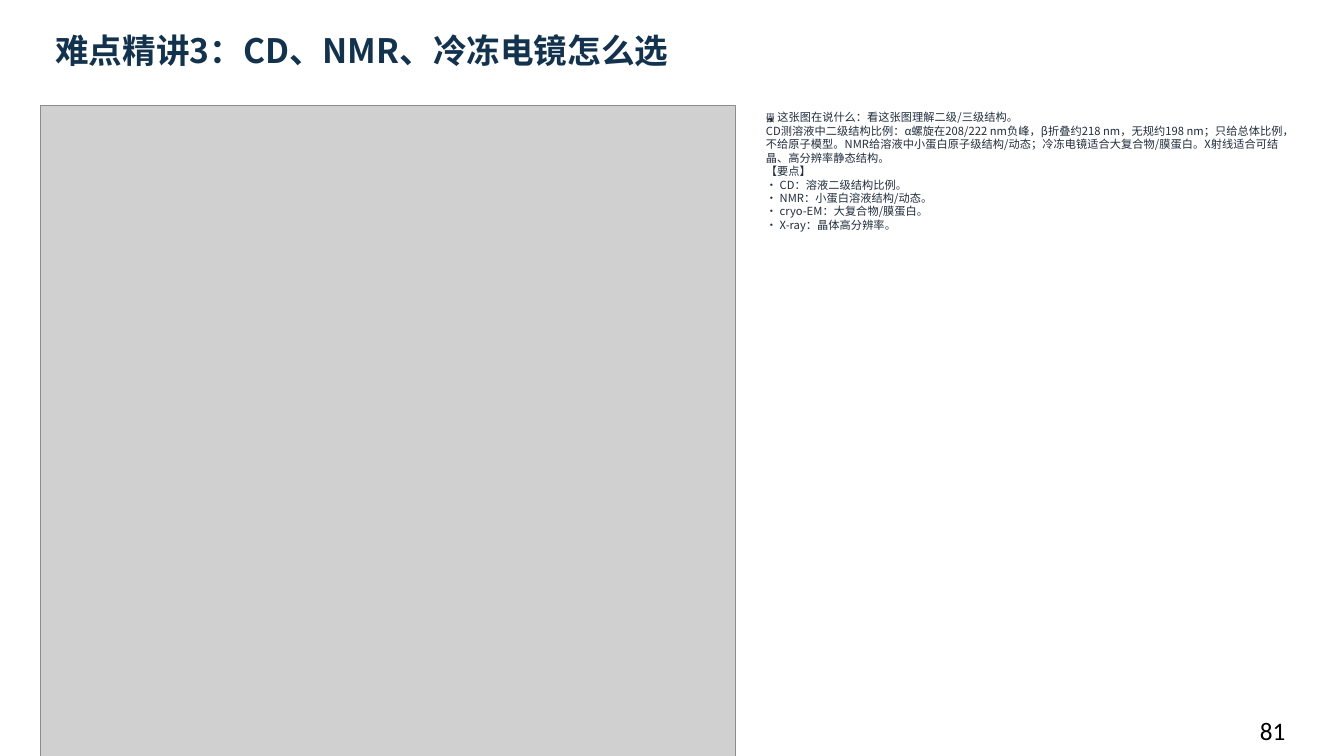
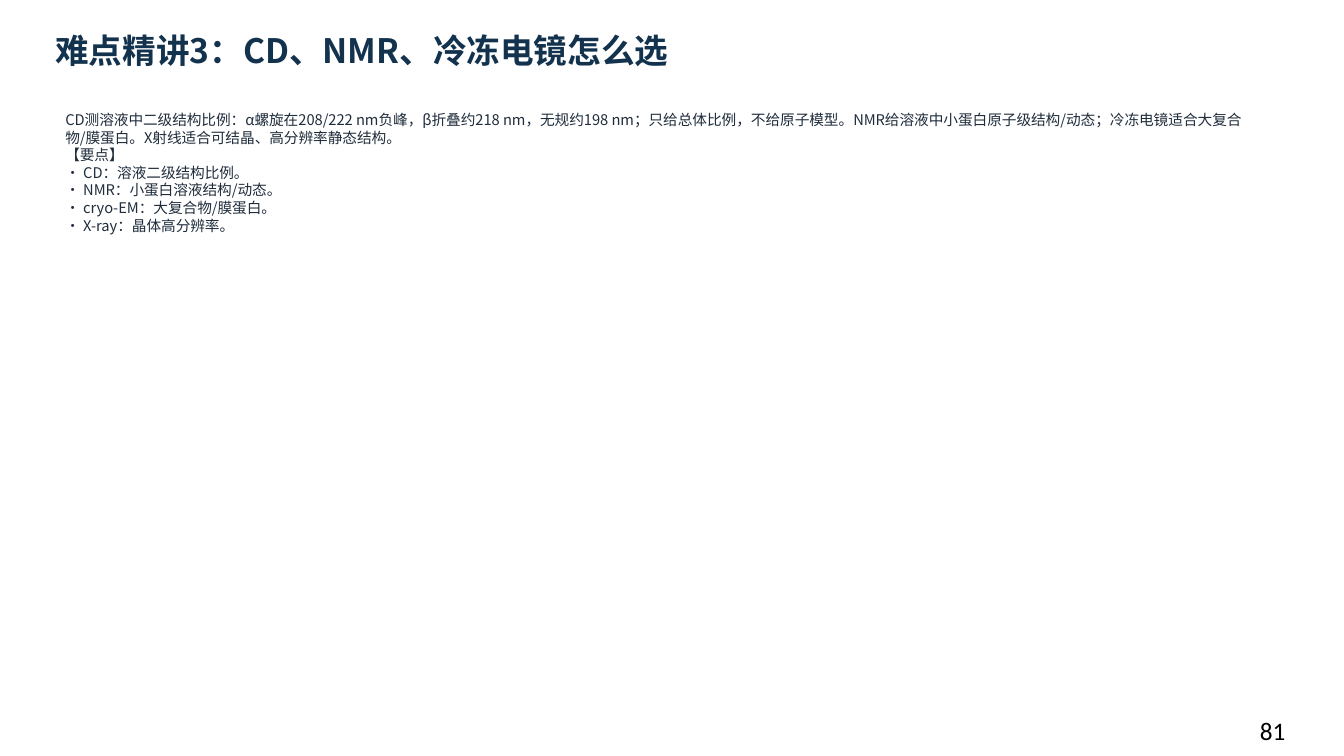
Before and after one commit to newkan-li/Biochemistry, a slide deck: slide 81 of downloads/bc03-ai-style.pptx. Drawn at 1344x756 pixels with LibreOffice and Linux fonts; fonts in the diff are those of the drawing; grey boxes stand for pictures. Boxes give left, top, right and bottom in pixels: in the first picture for what was removed or moved away, otherwise in the second. Text is boxed around its words. In the diff, an @@ line names an element or a change of style, - is before the commit and + after.

```diff
--- a/downloads/bc03-ai-style.pptx
+++ b/downloads/bc03-ai-style.pptx
@@ picture removed at (x1=40, y1=106, x2=736, y2=756) @@
@@ text at (x1=65, y1=112, x2=1242, y2=235): text changed; size 8 to 10.5 pt @@
-🖼 这张图在说什么：看这张图理解二级/三级结构。
-CD测溶液中二级结构比例：α螺旋在208/222 nm负峰，β折叠约218 nm，无规约198 nm；只给总体比例，不给原子模型。NMR给溶液中小蛋白原子级结构/动态；冷冻电镜适合大复合物/膜蛋白。X射线适合可结晶、高分辨率静态结构。
-【要点】
-• CD：溶液二级结构比例。
-• NMR：小蛋白溶液结构/动态。
-• cryo-EM：大复合物/膜蛋白。
-• X-ray：晶体高分辨率。
+CD测溶液中二级结构比例：α螺旋在208/222 nm负峰，β折叠约218 nm，无规约198 nm；只给总体比例，不给原子模型。NMR给溶液中小蛋白原子级结构/动态；冷冻电镜适合大复合物/膜蛋白。X射线适合可结晶、高分辨率静态结构。
+【要点】
+• CD：溶液二级结构比例。
+• NMR：小蛋白溶液结构/动态。
+• cryo-EM：大复合物/膜蛋白。
+• X-ray：晶体高分辨率。
```
Also in this commit, not shown: 15 other slides changed, 21 other files.
